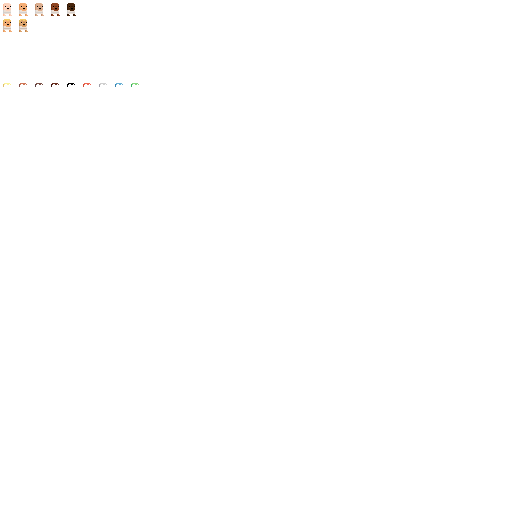
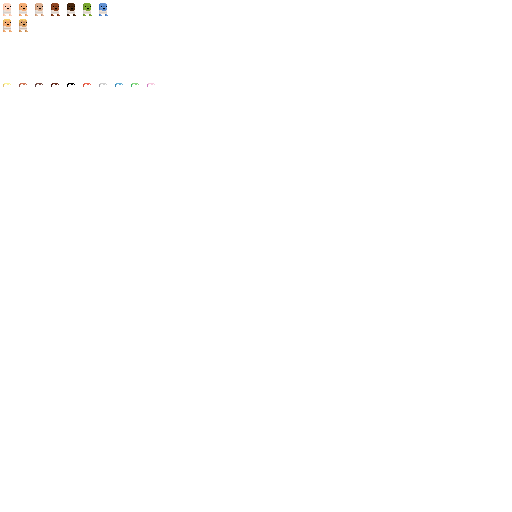
Comparing the layer stacks of the two 512 x 512 images. Changes:
painted on "hair" over 147, 83, 155, 87
painted on "body" over 83, 3, 108, 16
